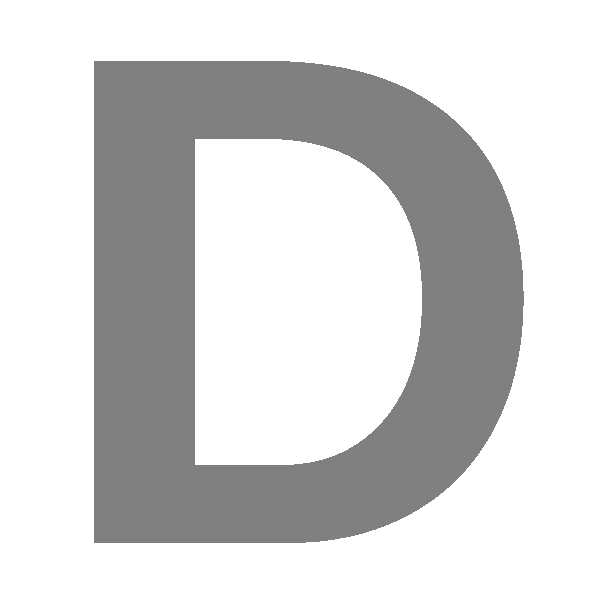
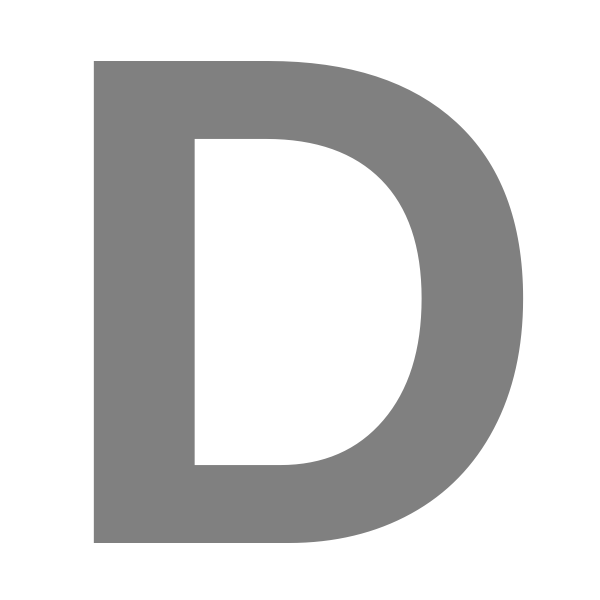
Two versions of the same layered image (600×600). Layer-by-layer changes:
painted on "D" over <box>93,61,524,543</box>
